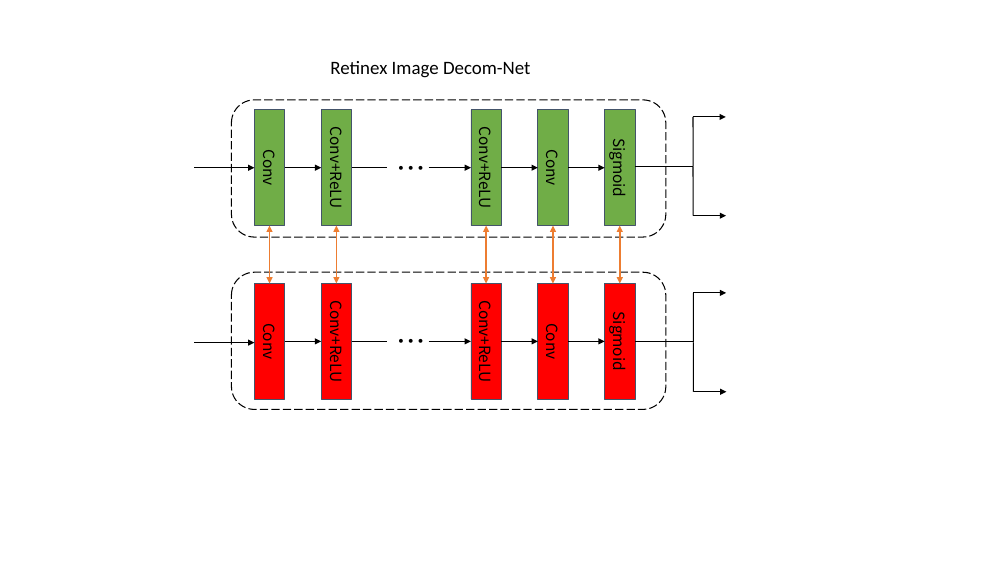
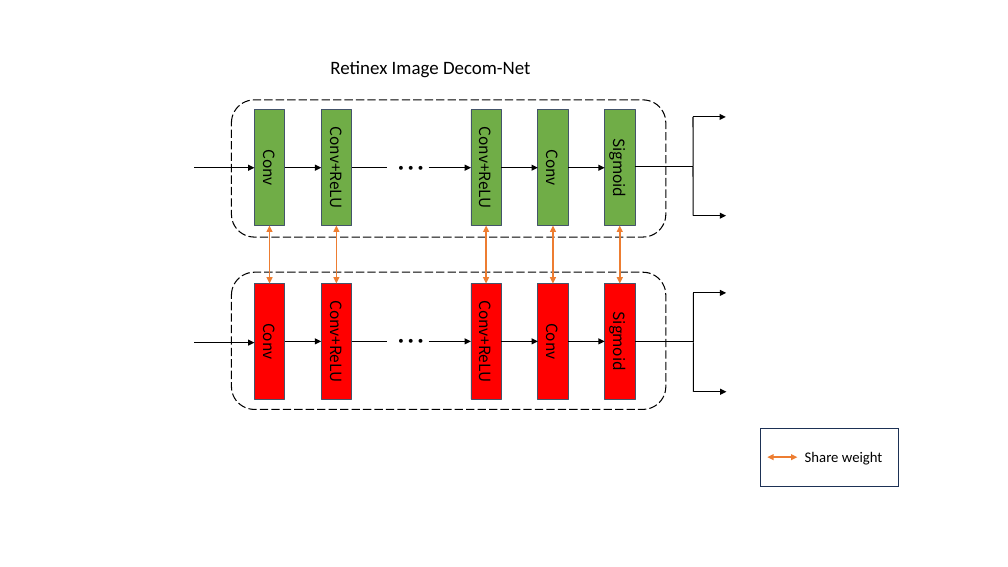
Before and after one commit to maskjoer/my-deep-learning-notes, a slide deck: slide 1 of My_papers/演示文稿1.pptx. Drawn at 1008x567 pixels with LibreOffice and Linux fonts; fonts in the diff are those of the drawing. Boxes give left, top, right and bottom in pixels: in the first picture for what was removed or moved away, otherwise in the second. Text is boxed around its words. In the diff, an @@ line names an element or a change of style, - is before the commit and + after.

```diff
--- a/My_papers/演示文稿1.pptx
+++ b/My_papers/演示文稿1.pptx
@@ rectangle added at (761,428,898,486), fill #FFFFFF, outline #1E3256 1 pt @@
@@ double arrow added from (798, 457) to (768, 457), #ED7D31 1.5 pt @@
@@ text added at (805,451,883,465), 14 pt, text #000000 @@
+Share weight
```
Also in this commit, not shown: 1 slide added, 1 slide removed, 2 other files.
